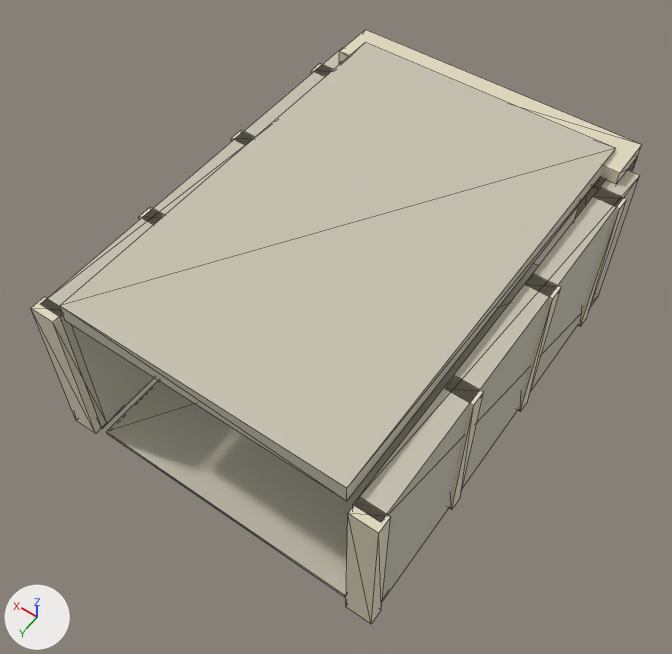
The glTF model public/assets/environments/cavern_exit_portal.glb: old version first, new version second.
One viewpoint serves both versions: a 50 mm camera at (-7.28, 15.95, 17.8) aimed at (0.06, 5.67, 1.65). The axes (+X, +Y, +Z) are drawn at lower left. The lights are the same throughout. The older version comes first. Mesh edges are drawn as thin lines. Vertices at exactly the same position are counted once.

Names of what the first picture shows: 'Exit carved jamb'.
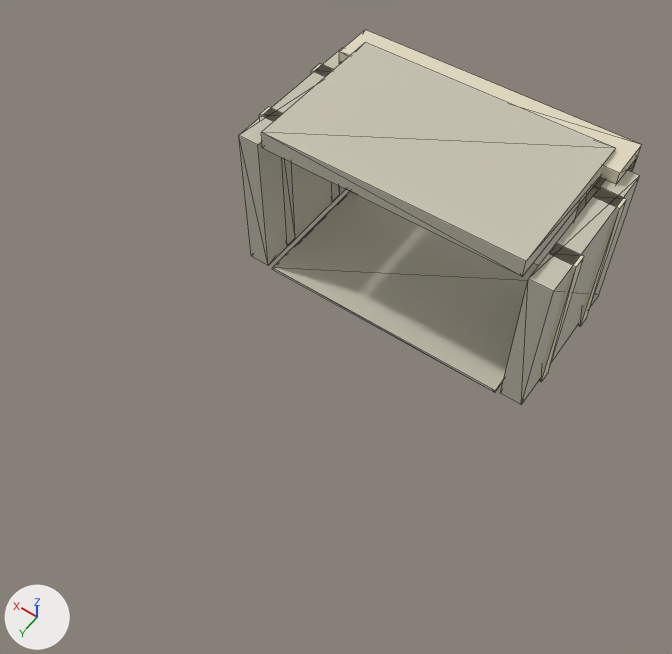
Boxes (x1, y1, x2, y2) around the edits, measured in the pictures (672 x 654 px; the box of a moved part takes in the faces that stretch with it):
'Exit carved jamb', reshaped (34% narrower, 37% shorter): before (31, 30, 641, 624); after (239, 30, 641, 405)
part 1 of me_cube_102, moved or reshaped: before (518, 274, 561, 412); after (538, 244, 584, 382)
part 2 of me_cube_102, moved or reshaped: before (231, 130, 254, 145); after (259, 107, 283, 121)
part 3 of me_cube_102, deleted (pale yellow): before (446, 376, 484, 510)
part 4 of me_cube_102, deleted (mostly hidden): before (139, 207, 165, 225)
part 5 of me_cube_102, deleted (pale yellow): before (346, 498, 391, 624)
part 6 of me_cube_102, deleted (pale yellow): before (31, 297, 101, 434)
part 7 of me_cube_102, moved or reshaped: before (41, 44, 640, 602); after (239, 44, 640, 405)

The change in detail:
me_cube_102 is used by ob_exit_carved_jamb; location (-3.3, 0.0, 2.0).
me_cube_102 had 120 vertices, 180 faces and spanned x -0.7..7.3, y -0.55..10.18, z -2.08..2.42.
me_cube_102 now has 88 vertices, 132 faces and spans x -0.7..7.3, y -0.55..4.0, z -2.08..2.42.
me_cube_102 part 1: the loose piece of 8 vertices spanning x -0.7..-0.1, y 3.83..4.18, z -2.0..2.0 is moved by (0.0, -1.0, 0.0).
me_cube_102 part 2: the loose piece of 8 vertices spanning x 6.7..7.3, y 3.83..4.18, z -2.0..2.0 is moved by (0.0, -1.0, 0.0).
me_cube_102 part 3: the loose piece of 8 vertices spanning x -0.7..-0.1, y 6.82..7.18, z -2.0..2.0 is deleted.
me_cube_102 part 4: the loose piece of 8 vertices spanning x 6.7..7.3, y 6.82..7.18, z -2.0..2.0 is deleted.
me_cube_102 part 5: the loose piece of 8 vertices spanning x -0.7..-0.1, y 9.82..10.18, z -2.0..2.0 is deleted.
me_cube_102 part 6: the loose piece of 8 vertices spanning x 6.7..7.3, y 9.82..10.18, z -2.0..2.0 is deleted.
Part 7, on me_cube_102:
16 vertices are removed from x -0.63..7.22, y 10.0, z -2.08..2.42.
40 faces are deleted.
16 new vertices lie (0.0, 4.0, 0.0) away from vertices in x -0.63..7.22, y 0.0, z -2.08..2.42.
40 new faces join them, mat_warm_limestone (light grey #c7c2b1).
